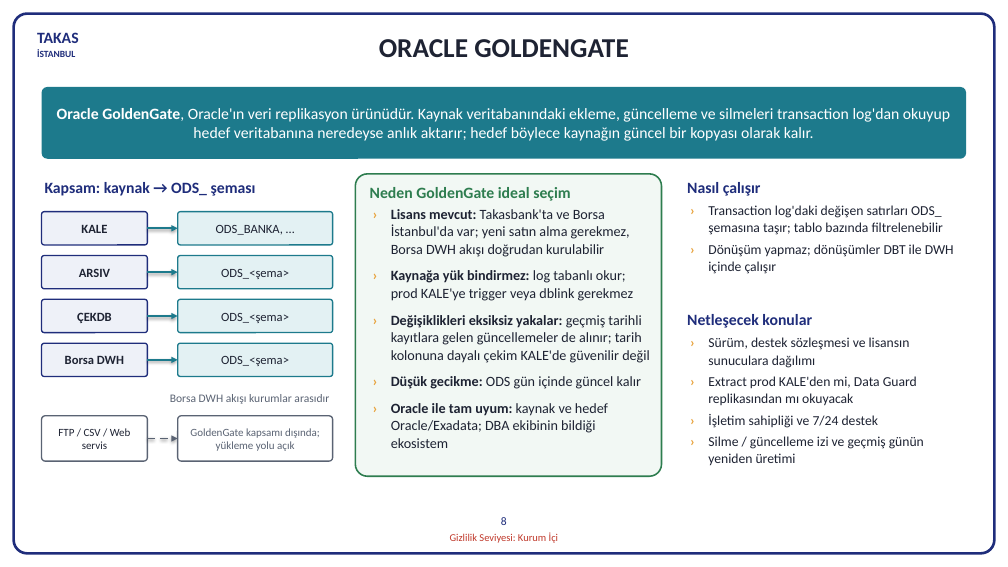
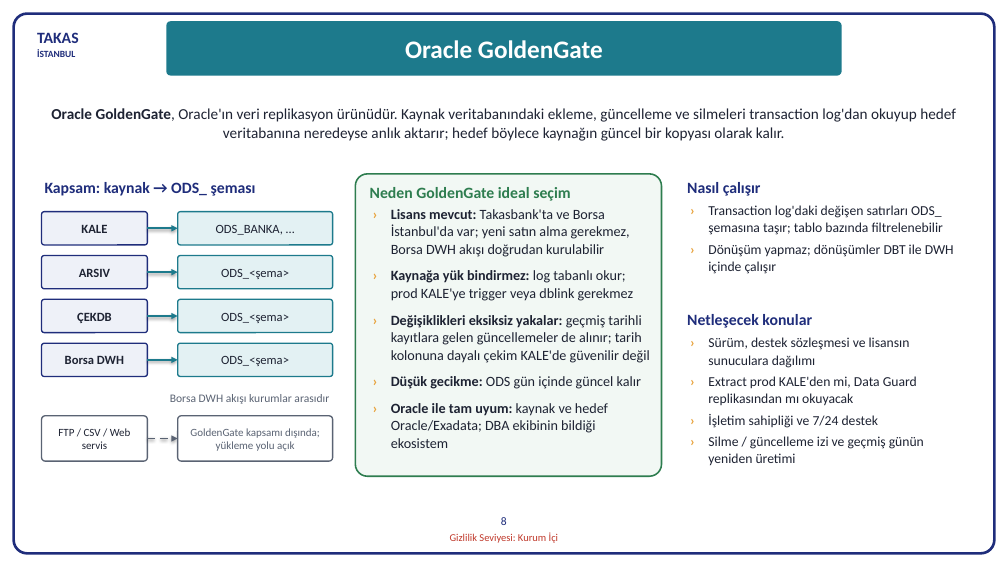
Before and after one commit to hanifidemirel0/Cursor-Projects, a slide deck: slide 8 of outputs/dwh-sunum-kasim-2026/5 - DWHSunum_Kasim2026.pptx. Drawn at 1008x567 pixels with LibreOffice and Linux fonts; fonts in the diff are those of the drawing. Boxes give left, top, right and bottom in pixels: in the first picture for what was removed or moved away, otherwise in the second. Text is boxed around its words. In the diff, an @@ line names an element or a change of style, - is before the commit and + after.

```diff
--- a/outputs/dwh-sunum-kasim-2026/5 - DWHSunum_Kasim2026.pptx
+++ b/outputs/dwh-sunum-kasim-2026/5 - DWHSunum_Kasim2026.pptx
@@ rounded rectangle "Oracle GoldenGate": place and size @@
-rounded rectangle "Oracle GoldenGate" at bbox=[379, 39, 629, 57]
+rounded rectangle "Oracle GoldenGate" at bbox=[166, 21, 842, 76]
@@ rounded rectangle "Oracle GoldenGate" at bbox=[166, 21, 842, 76]: vertical alignment top to middle; fill none to #1D7A8C @@
@@ text in rounded rectangle at bbox=[405, 40, 603, 58]: text changed; size 26 to 24 pt; text colour #1E2333 to #FFFFFF @@
-ORACLE GOLDENGATE
+Oracle GoldenGate
@@ text "Oracle GoldenGate, Oracle'ın veri replikasyon ...": place and size @@
-text "Oracle GoldenGate, Oracle'ın veri replikasyon ..." at bbox=[42, 87, 966, 159]
+text "Oracle GoldenGate, Oracle'ın veri replikasyon ..." at bbox=[51, 108, 956, 141]
@@ text "Oracle GoldenGate, Oracle'ın veri replikasyon ..." at bbox=[51, 108, 956, 141]: size 15 to 14.5 pt, text colour #FFFFFF to #1E2333; line spacing 1 to 1.05; fill #1D7A8C to none @@
```
Also in this commit, not shown: 2 other slides changed, 3 other files.
